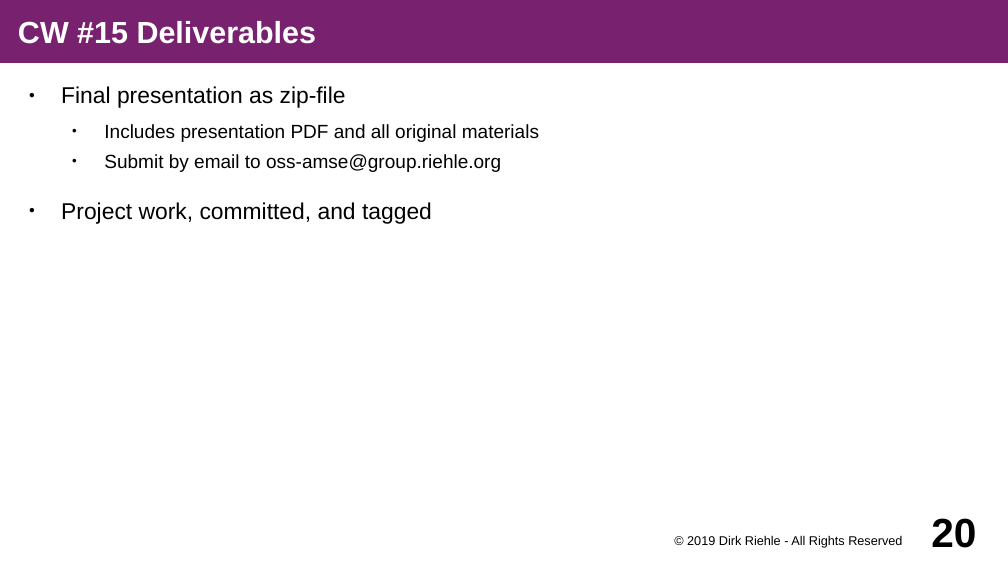
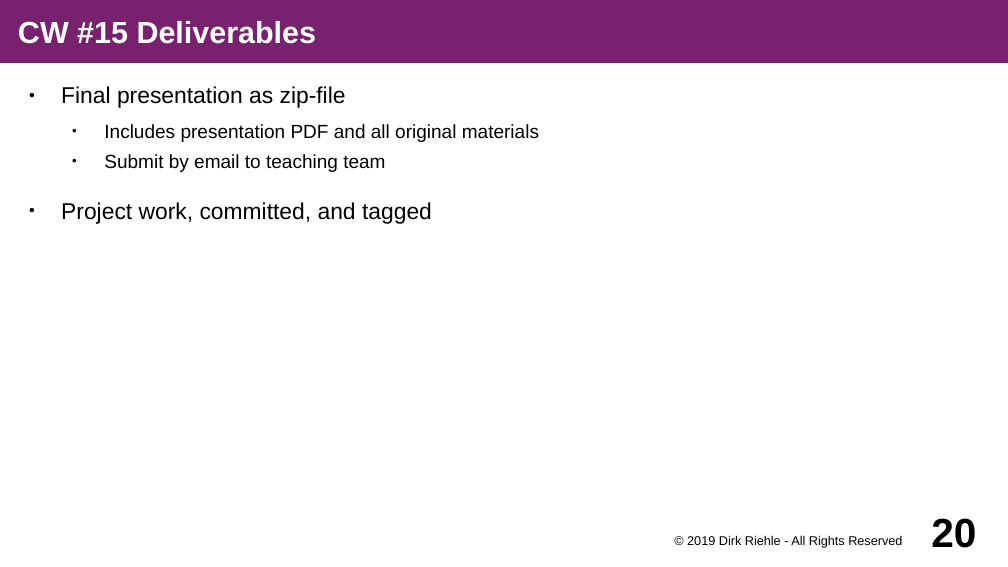
Before and after one commit to dirkriehle/amse-course, a slide deck: slide 20 of Lecture slides/AMSE A02 - Course Schedule.odp. Drawn at 1008x567 pixels with LibreOffice and Linux fonts; fonts in the diff are those of the drawing. Boxes give left, top, right and bottom in pixels: in the first picture for what was removed or moved away, otherwise in the second. Text is boxed around its words. In the diff, an @@ line names an element or a change of style, - is before the commit and + after.

Commit message:
Changed hard-coded email to "teaching team" email.

```diff
--- a/Lecture slides/AMSE A02 - Course Schedule.odp
+++ b/Lecture slides/AMSE A02 - Course Schedule.odp
@@ text at (104,154,385,172): text changed @@
-  ● Submit by email to oss-amse@group.riehle.org
+  ● Submit by email to teaching team
```
Also in this commit, not shown: 1 other file.
